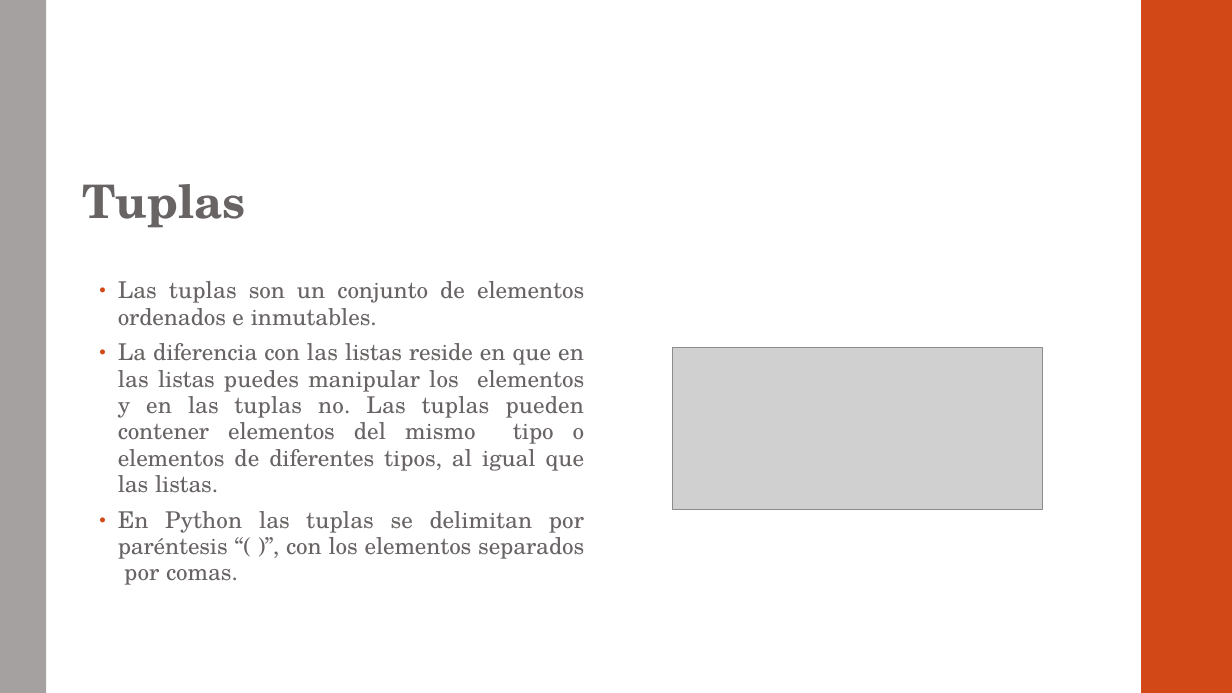
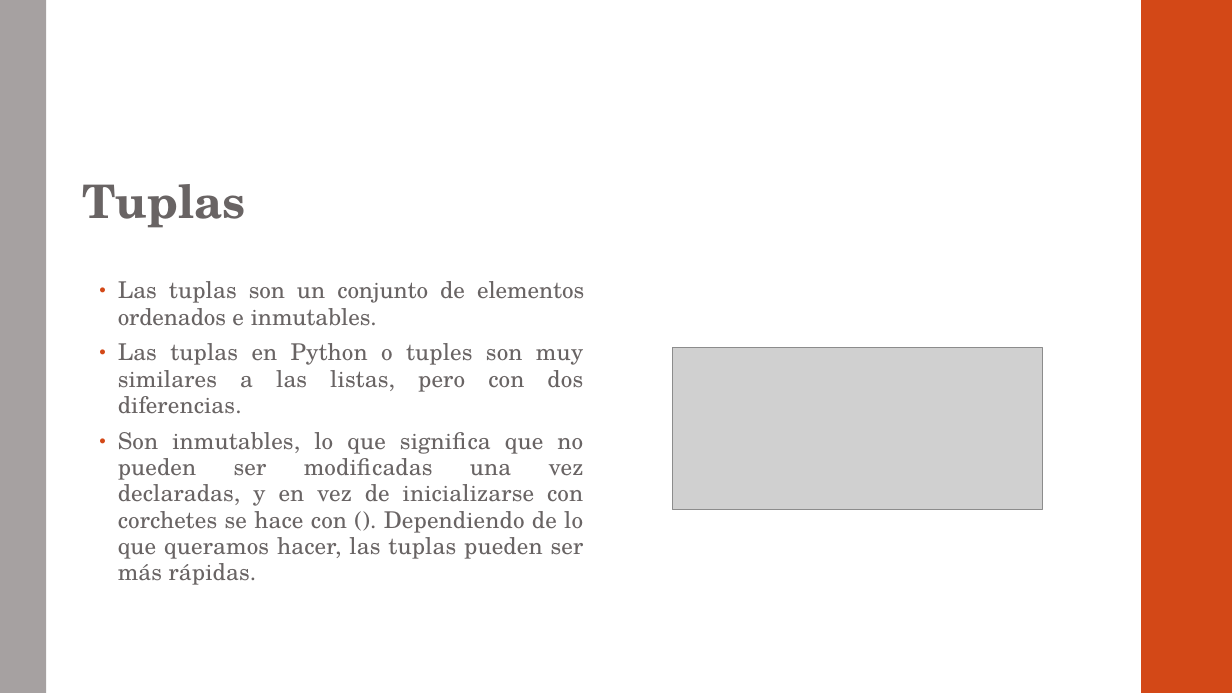
Before and after one commit to otrocarlosmartinez/AF-PYTHON, a slide deck: slide 36 of PRESENTACIÓN.pptx. Drawn at 1232x693 pixels with LibreOffice and Linux fonts; fonts in the diff are those of the drawing; grey boxes stand for pictures. Boxes give left, top, right and bottom in pixels: in the first picture for what was removed or moved away, otherwise in the second. Text is boxed around its words. In the diff, an @@ line names an element or a change of style, - is before the commit and + after.

```diff
--- a/PRESENTACIÓN.pptx
+++ b/PRESENTACIÓN.pptx
@@ text at bbox=[118, 343, 584, 585]: text changed @@
-• La diferencia con las listas reside en que en las listas puedes manipular los elementos y en las tuplas no. Las tuplas pueden contener elementos del mismo tipo o elementos de diferentes tipos, al igual que las listas.
-• En Python las tuplas se delimitan por paréntesis “( )”, con los elementos separados por comas.
+• Las tuplas en Python o tuples son muy similares a las listas, pero con dos diferencias.
+• Son inmutables, lo que significa que no pueden ser modificadas una vez declaradas, y en vez de inicializarse con corchetes se hace con (). Dependiendo de lo que queramos hacer, las tuplas pueden ser más rápidas.
```
Also in this commit, not shown: 22 other slides changed, 4 slides added, 1 slide removed, 3 other files.
